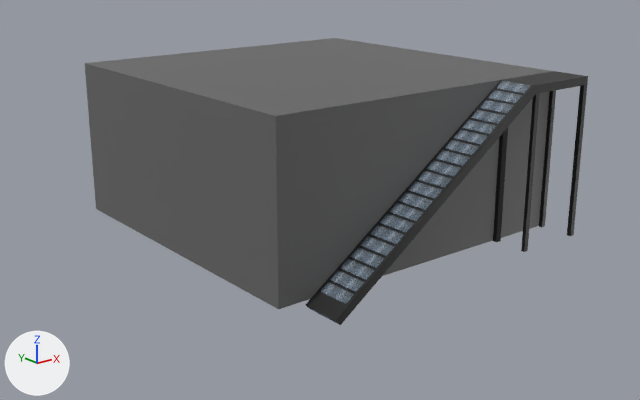
An edit to the glTF model 3D/house.glb, drawn before and after from the same camera.
One viewpoint serves both versions: a 50 mm lens placed at (-7.3, -13.0, 11.3), pointed at (12.5, 11.7, 1.4). Every picture has the same lights, and +X, +Y and +Z are marked at lower left. Where no turn or scale is listed for an object, it has been applied to the vertices. Vertices at the same position are counted once.

The older version as bpy lines, for what is in view:
```python
me_cube_027 = bpy.data.meshes.new('Cube.027')
me_cube_027.from_pydata(...)  # a box spanning x -6.37..6.37, y -6.37..6.37, z 0.0..6.0
me_cube_027.materials.append(mat_house)  # dark grey #646464
me_cube_029 = bpy.data.meshes.new('Cube.029')
me_cube_029.from_pydata(...)  # 48 vertices, 96 faces; spans x -9.69..2.01, y -2.47..-1.0, z -6.21..0.15
# faces by material slot: [24, 72]
me_cube_029.materials.append(mat_steps)  # picture img_metal_steps
me_cube_029.materials.append(mat_black)  # black #202020
ob_house = bpy.data.objects.new('House', me_cube_027)
ob_house.location = (13.62, 13.6, 0.0)
ob_ramp = bpy.data.objects.new('ramp', me_cube_029)
ob_ramp.location = (17.97, 8.24, 5.86)
```
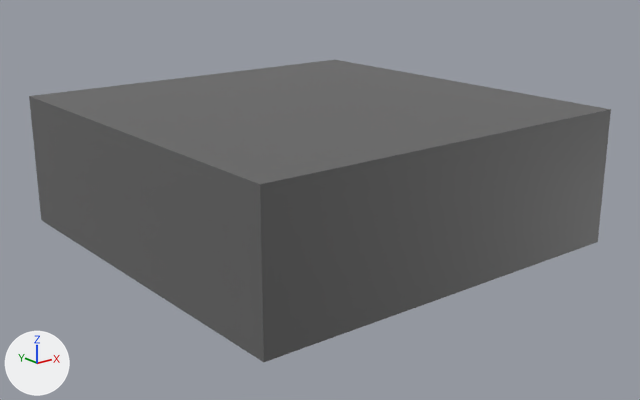
Boxes [x1, y1, x2, y2] around the edits, measured in the pictures (640 x 400 px):
'House', reshaped (25% wider, 11% taller): before [85, 38, 552, 309]; after [29, 60, 611, 362]
'ramp', deleted: before [306, 71, 588, 325]
    faces in mat_black (black #202020): [306, 71, 588, 325]
    faces in mat_steps (picture img_metal_steps): [307, 80, 530, 325]

What changed in the scene script:
```text
Change me_cube_027:
    where me_cube_027.from_pydata(...)  # 8 vertices, 12 faces; spans x -6.37..6.37, y -6.37..6.37, z 0.0..6.0
    used by ob_house; location = (13.62, 13.6, 0.0)
    me_cube_027 part 1
    me_cube_027.vertices[0].co: (-6.37, -6.37, 0.0) -> (-8.69, -8.89, 0.0)  # pixel (278, 309) -> pixel (263, 362)
    me_cube_027.vertices[1].co: (-6.37, 6.37, 0.0) -> (-8.69, 6.37, 0.0)  # pixel (96, 208) -> pixel (41, 220)
    me_cube_027.vertices[2].co: (6.37, -6.37, 0.0) -> (6.37, -8.89, 0.0)  # not seen -> pixel (597, 241)
    me_cube_027.vertices[4].co: (-6.37, -6.37, 6.0) -> (-8.69, -8.89, 4.97)  # pixel (275, 115) -> pixel (260, 184)
    me_cube_027.vertices[5].co: (-6.37, 6.37, 6.0) -> (-8.69, 6.37, 4.97)  # pixel (84, 63) -> pixel (29, 96)
    me_cube_027.vertices[6].co: (6.37, 6.37, 6.0) -> (6.37, 6.37, 4.97)  # pixel (335, 37) -> pixel (335, 59)
    me_cube_027.vertices[7].co: (6.37, -6.37, 6.0) -> (6.37, -8.89, 4.97)  # pixel (554, 71) -> pixel (610, 109)
Remove ob_ramp:
    ob_ramp = bpy.data.objects.new('ramp', me_cube_029)
    ob_ramp.location = (17.97, 8.24, 5.86)
```
